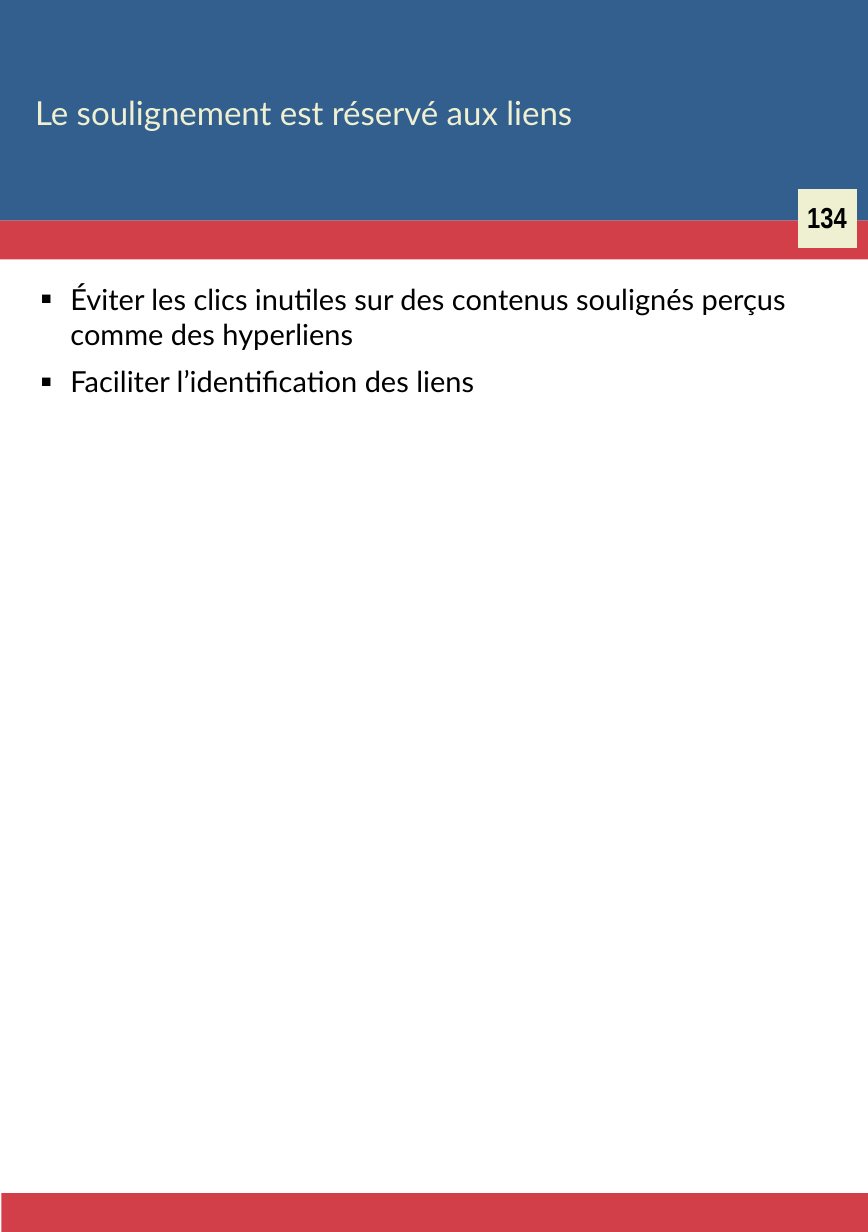
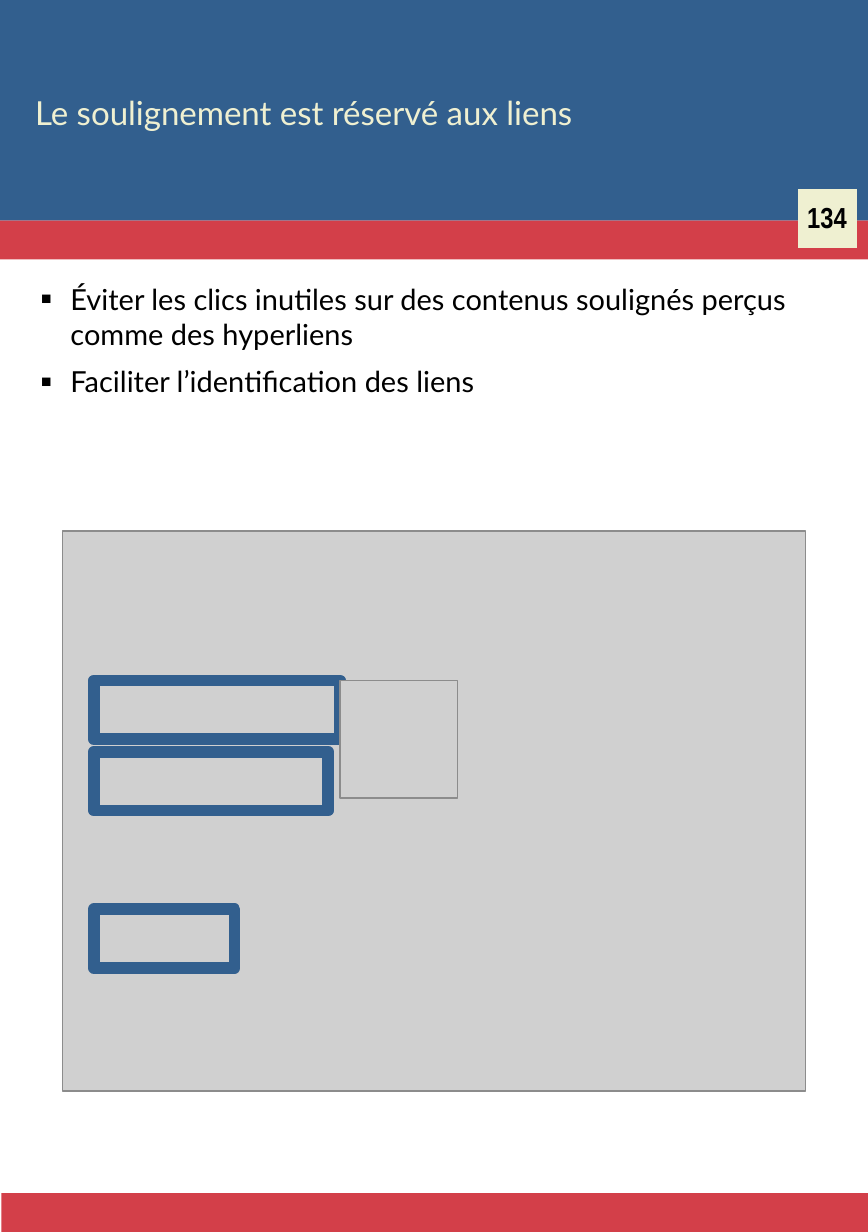
Before and after one commit to Zigazou/bonnes-pratiques-illustrees, a slide deck: slide 144 of bonnes-pratiques.odp. Drawn at 868x1232 pixels with LibreOffice and Linux fonts; fonts in the diff are those of the drawing; grey boxes stand for pictures. Boxes give left, top, right and bottom in pixels: in the first picture for what was removed or moved away, otherwise in the second. Text is boxed around its words. In the diff, an @@ line names an element or a change of style, - is before the commit and + after.

```diff
--- a/bonnes-pratiques.odp
+++ b/bonnes-pratiques.odp
@@ picture added at bbox=[63, 530, 805, 1090] @@
@@ rectangle added at bbox=[94, 680, 339, 738], outline #325F8E 5.67 pt @@
@@ picture added at bbox=[339, 680, 457, 798] @@
@@ rectangle added at bbox=[94, 752, 328, 810], outline #325F8E 5.67 pt @@
@@ rectangle added at bbox=[94, 908, 234, 966], outline #325F8E 5.67 pt @@
```
Also in this commit, not shown: 5 other files.
